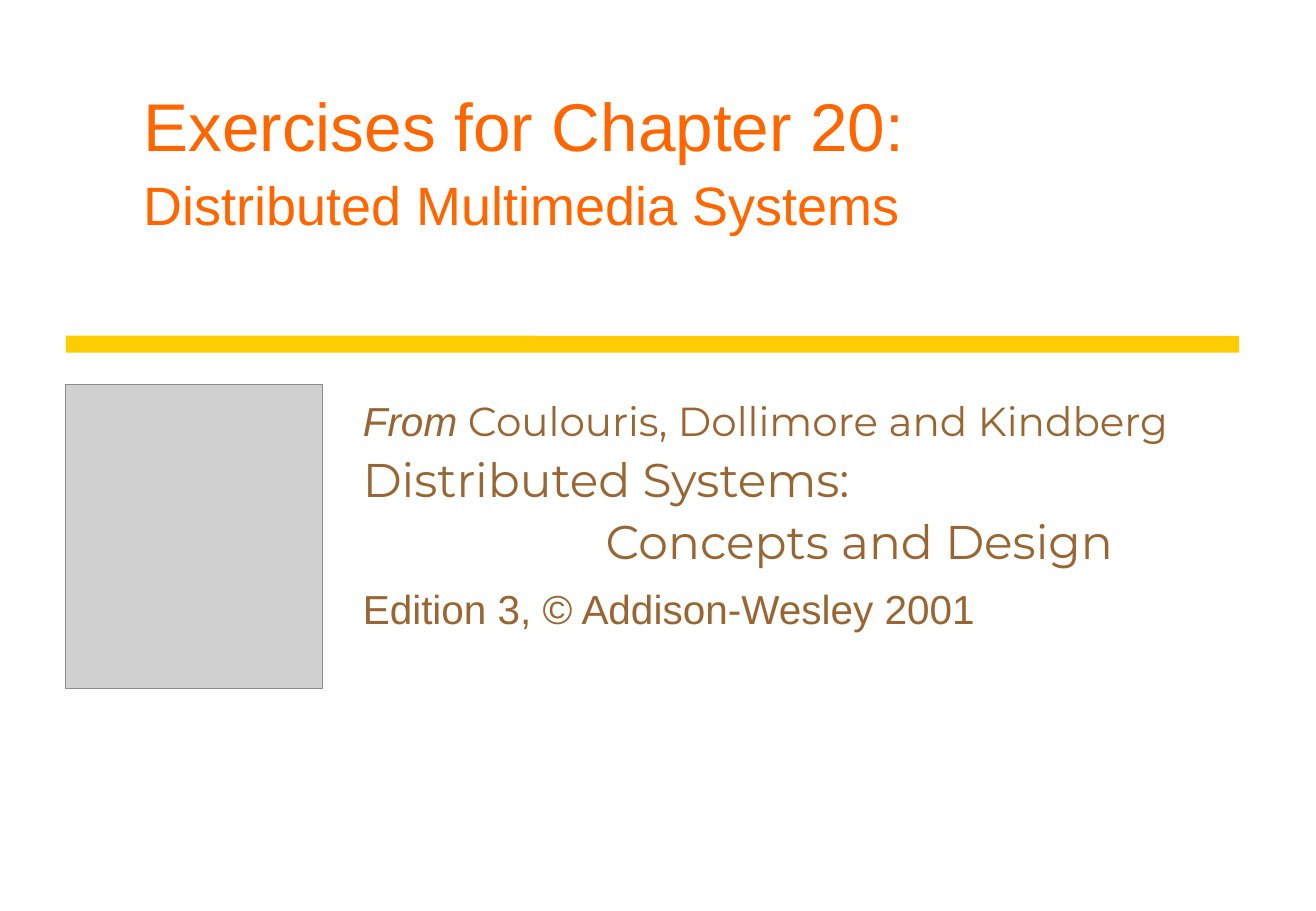
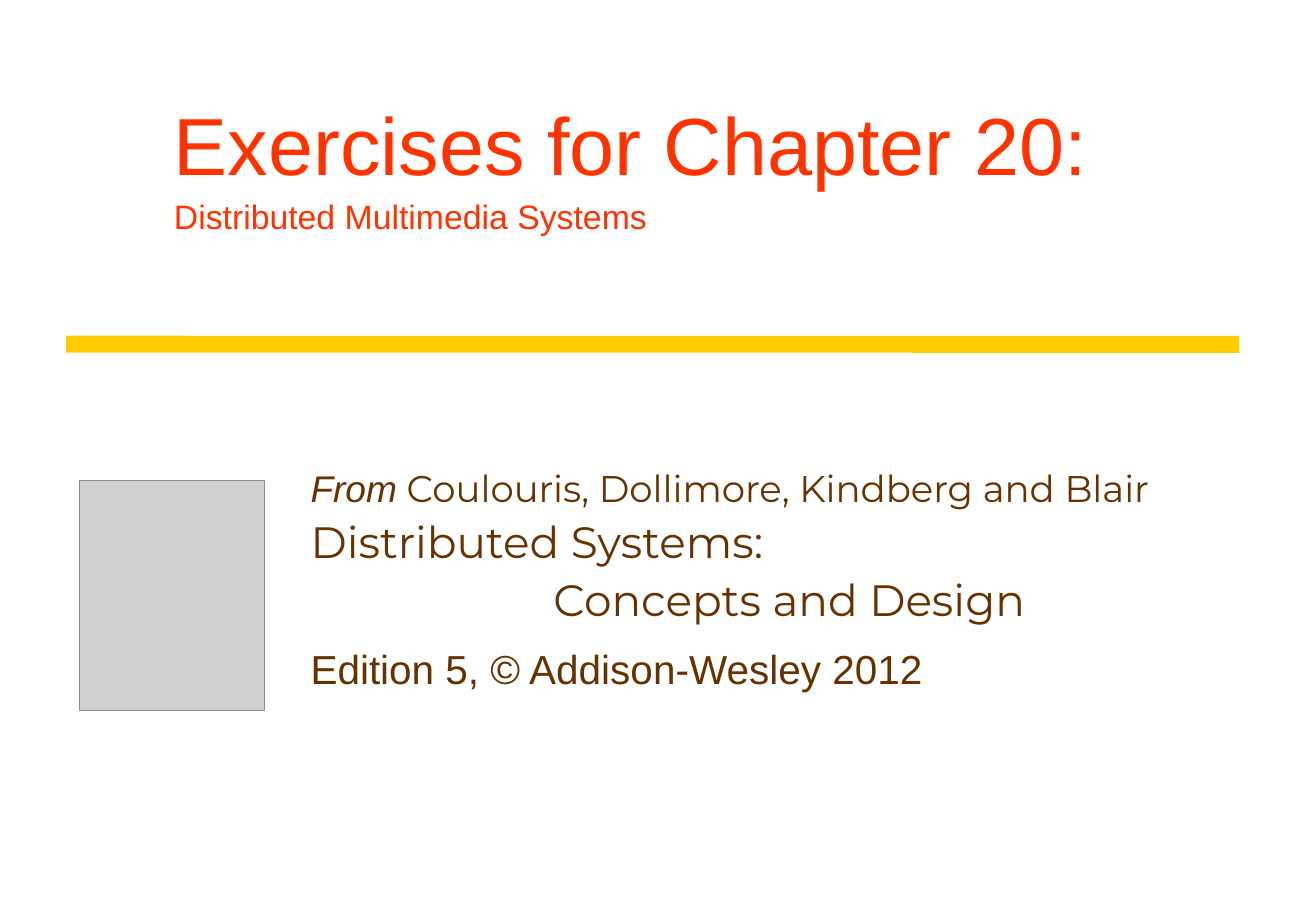
Before and after one commit to Conan1985/Network-Operating-Systems, a slide deck: slide 1 of Text book/Excercises/Exercises 20.ppt. Drawn at 1316x911 pixels with LibreOffice and Linux fonts; fonts in the diff are those of the drawing; grey boxes stand for pictures. Boxes give left, top, right and bottom in pixels: in the first picture for what was removed or moved away, otherwise in the second. Text is boxed around its words. In the diff, an @@ line names an element or a change of style, - is before the commit and + after.

```diff
--- a/Text book/Excercises/Exercises 20.ppt
+++ b/Text book/Excercises/Exercises 20.ppt
@@ title "Exercises for Chapter 20: Distributed ...": place and size @@
-title "Exercises for Chapter 20: Distributed ..." at (144,102,904,235)
+title "Exercises for Chapter 20: Distributed ..." at (174,116,1086,236)
@@ title "Exercises for Chapter 20: Distributed ..." at (174,116,1086,236): size 40 to 48 pt in "Exercises for Chapter 20:"; size 32 to 20 pt in "Distributed Multimedia Systems"; text colour #FF6600 to #FF3300; indent changed @@
@@ text at (311,474,1150,691): text changed; size 24 to 22 pt; text colour #996633 to #663300 @@
-From Coulouris, Dollimore and Kindberg
-Distributed Systems:
-Concepts and Design
-Edition 3, © Addison-Wesley 2001
+From Coulouris, Dollimore, Kindberg and Blair
+Distributed Systems:
+Concepts and Design
+Edition 5, © Addison-Wesley 2012
@@ picture: place and size @@
-picture at (66,385,322,688)
+picture at (79,481,265,710)
```
Also in this commit, not shown: 8 other slides changed, 2 slides added, 3 other files.
